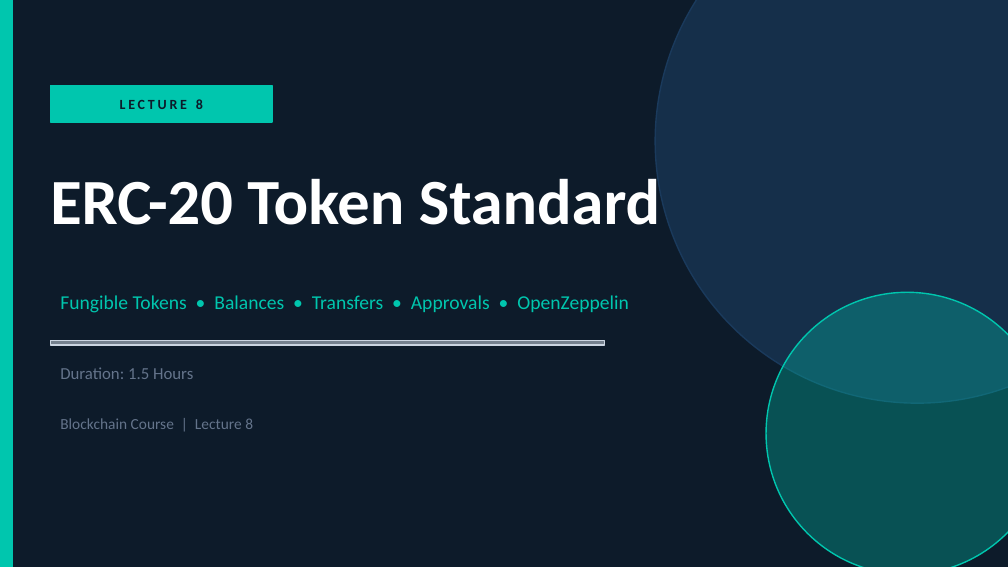
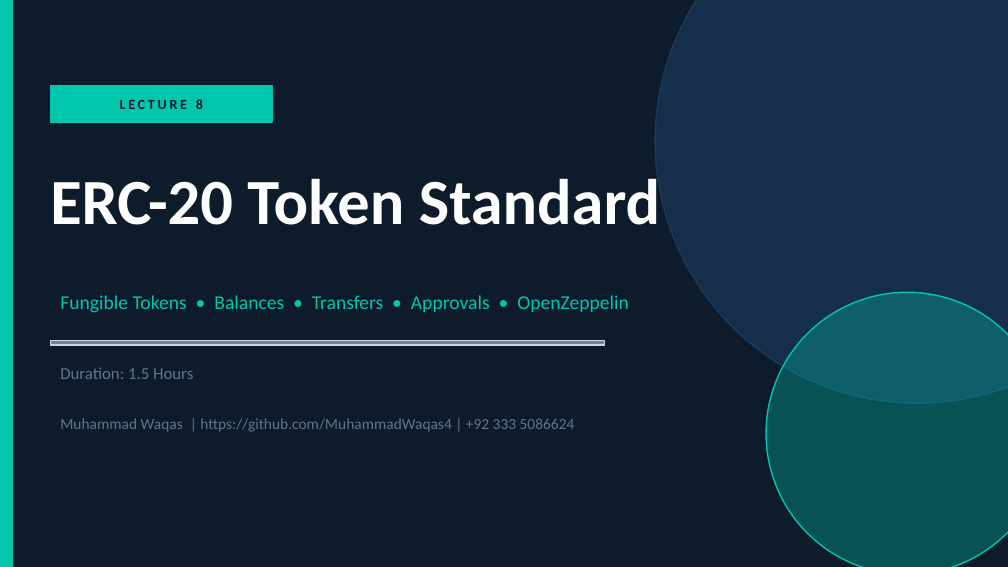
Before and after one commit to MuhammadWaqas4/Blockchain-Lectures, a slide deck: slide 1 of slides/Blockchain_Lecture_8.pptx. Drawn at 1008x567 pixels with LibreOffice and Linux fonts; fonts in the diff are those of the drawing. Boxes give left, top, right and bottom in pixels: in the first picture for what was removed or moved away, otherwise in the second. Text is boxed around its words. In the diff, an @@ line names an element or a change of style, - is before the commit and + after.

Commit message:
lecture # 8

```diff
--- a/slides/Blockchain_Lecture_8.pptx
+++ b/slides/Blockchain_Lecture_8.pptx
@@ text at (60, 418, 575, 432): text changed @@
-Blockchain Course | Lecture 8
+Muhammad Waqas | https://github.com/MuhammadWaqas4 | +92 333 5086624
```
Also in this commit, not shown: 3 other files.
